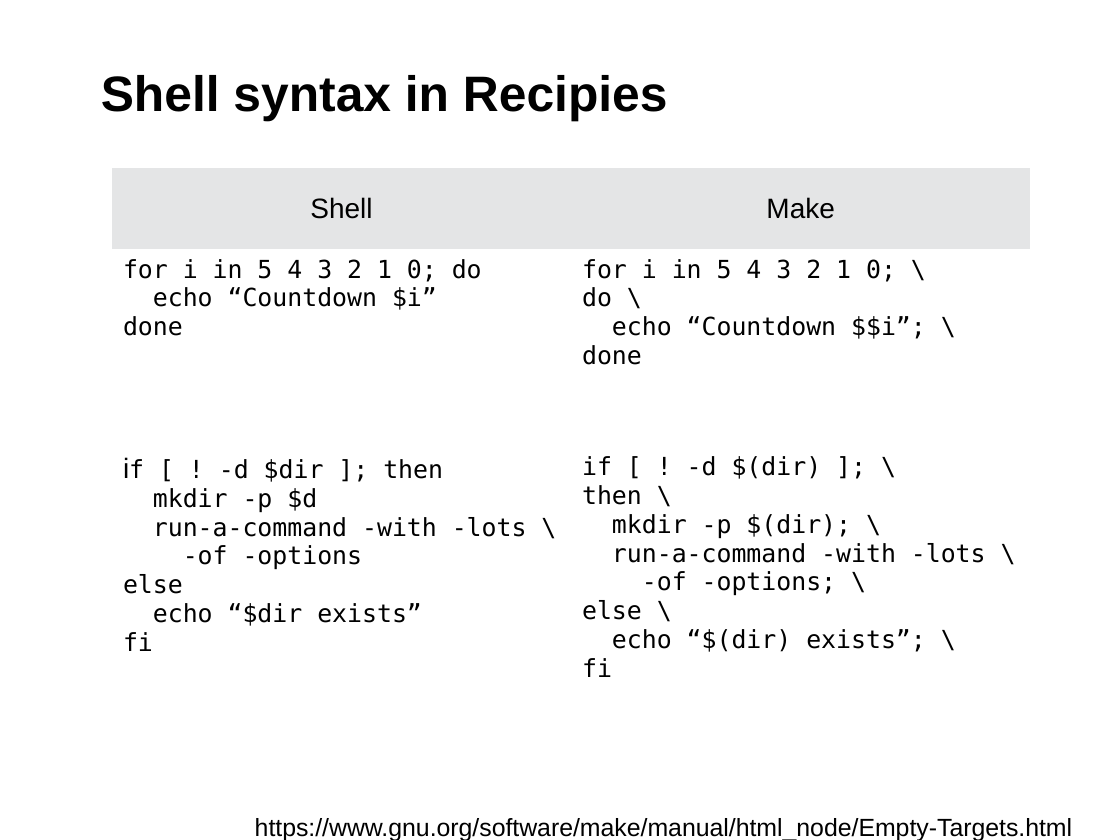
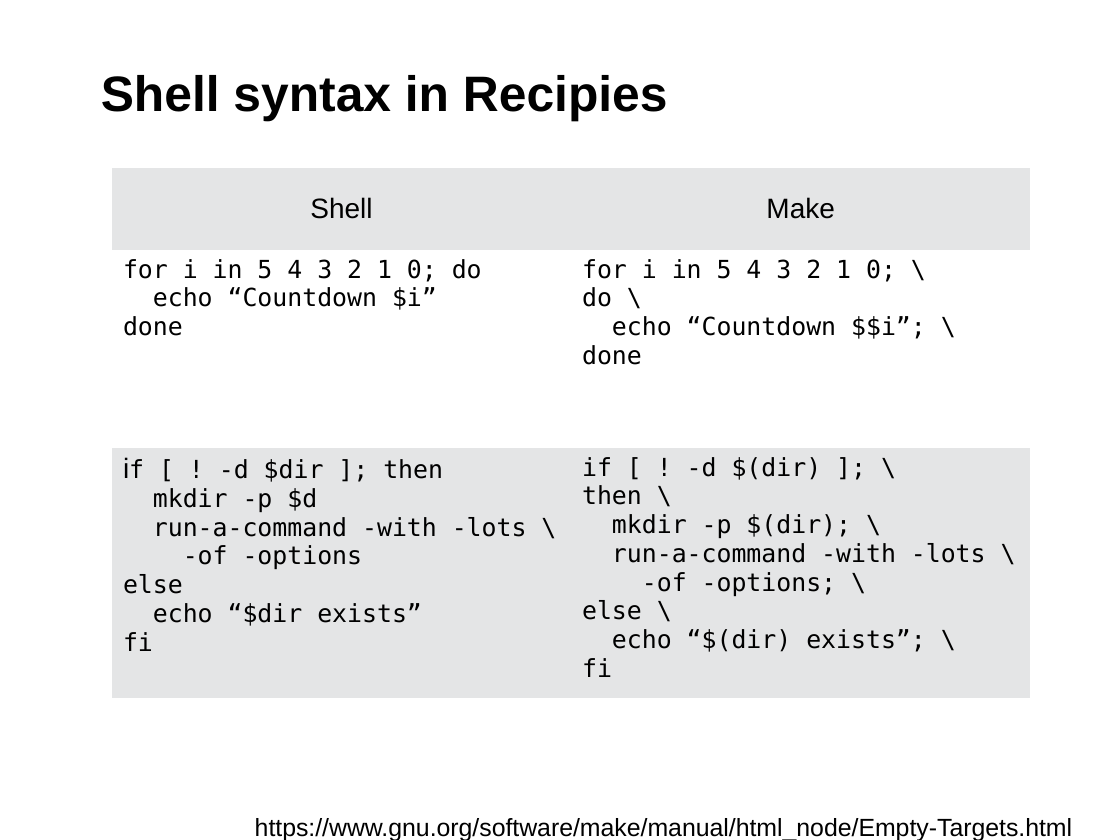
Before and after one commit to fsundermeyer/GNU_make_workshop, a slide deck: slide 13 of Presentation_GNU_make_workshop.odp. Drawn at 1120x840 pixels with LibreOffice and Linux fonts; fonts in the diff are those of the drawing; background and template pictures are left out. Boxes give left, top, right and bottom in pixels: in the first picture for what was removed or moved away, otherwise in the second. Text is boxed around its words. In the diff, an @@ line names an element or a change of style, - is before the commit and + after.

```diff
--- a/Presentation_GNU_make_workshop.odp
+++ b/Presentation_GNU_make_workshop.odp
@@ table at box(112, 168, 1030, 689) @@
@@ fill #FFFFFF to #E4E5E6 in row 3 @@
```
Also in this commit, not shown: 8 other slides changed.
